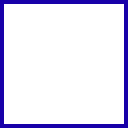
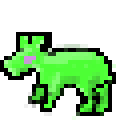
Before/after of a 128px x 128px layered artwork. What changed in the layer stack:
hid "dialog frame" over bbox(0, 0, 128, 128)
renamed "gamma bunny" to "gamma capybara", showed it, painted on it over bbox(0, 12, 128, 120)
